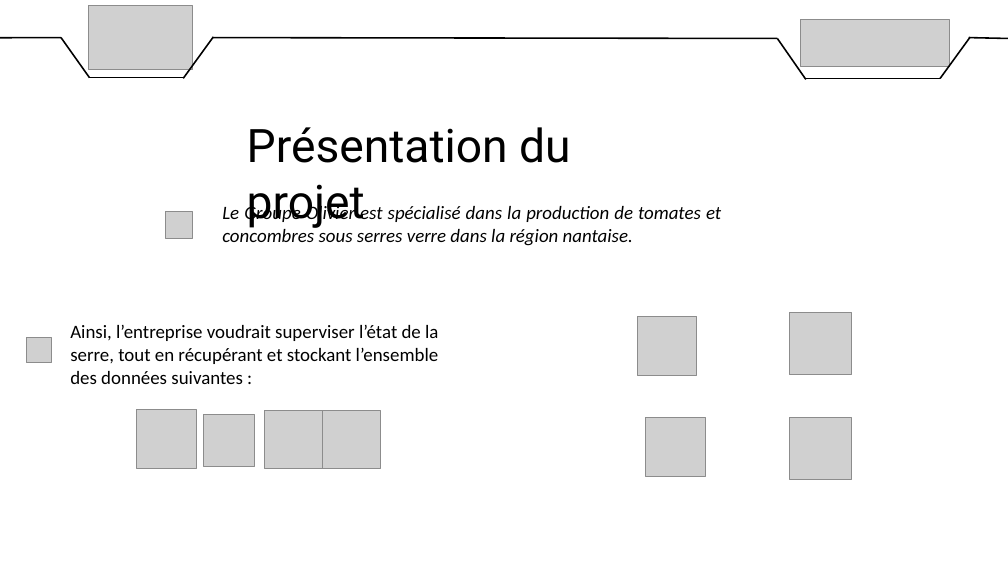
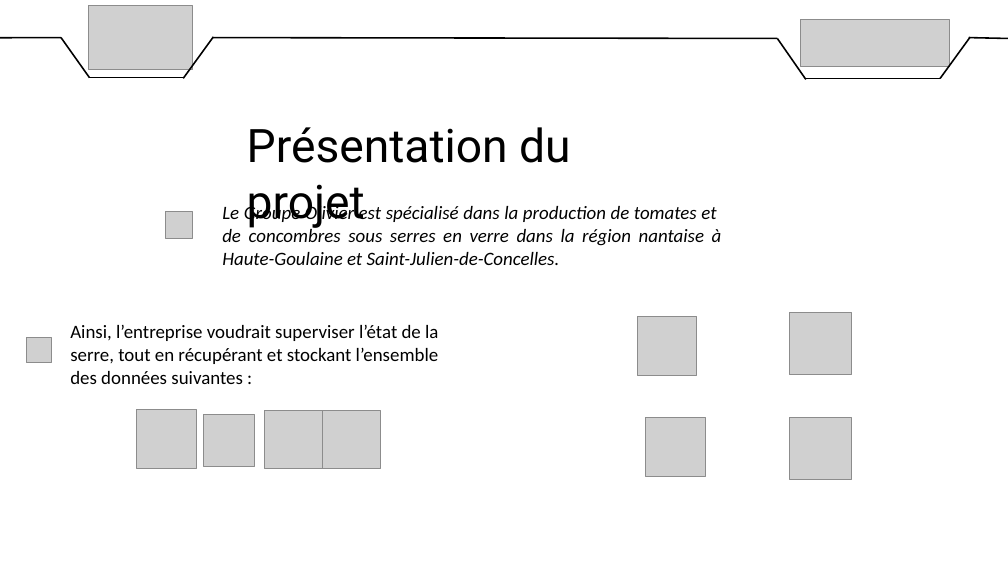
Before and after one commit to DylanChe/SupervisionSerre, a slide deck: slide 2 of oral_projet/diaporama_revue_1_dylan.pptx. Drawn at 1008x567 pixels with LibreOffice and Linux fonts; fonts in the diff are those of the drawing; grey boxes stand for pictures. Boxes give left, top, right and bottom in pixels: in the first picture for what was removed or moved away, otherwise in the second. Text is boxed around its words. In the diff, an @@ line names an element or a change of style, - is before the commit and + after.

Commit message:
MAJ Diapo

```diff
--- a/oral_projet/diaporama_revue_1_dylan.pptx
+++ b/oral_projet/diaporama_revue_1_dylan.pptx
@@ text at (222, 204, 722, 265): text changed @@
-Le Groupe Olivier est spécialisé dans la production de tomates et concombres sous serres verre dans la région nantaise.
+Le Groupe Olivier est spécialisé dans la production de tomates et de concombres sous serres en verre dans la région nantaise à Haute-Goulaine et Saint-Julien-de-Concelles.
```
